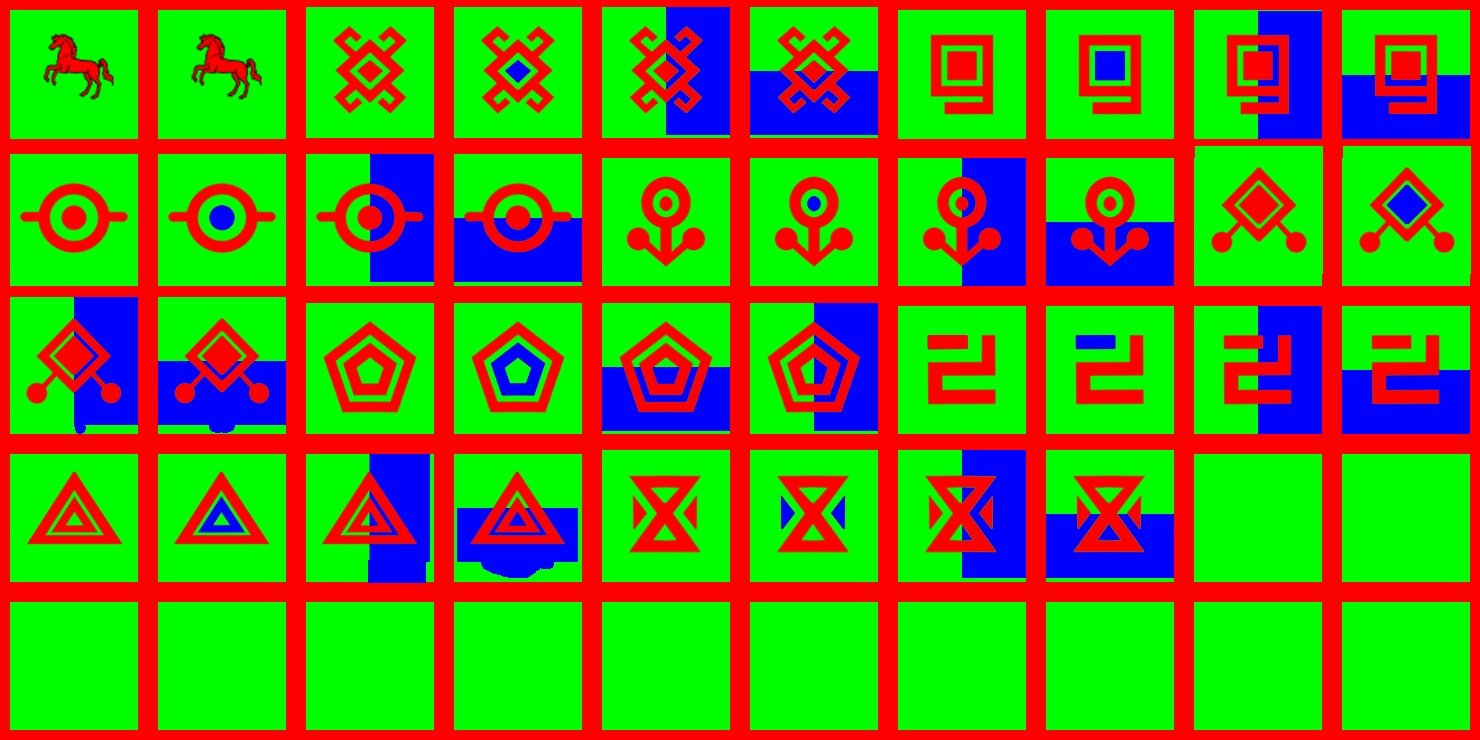
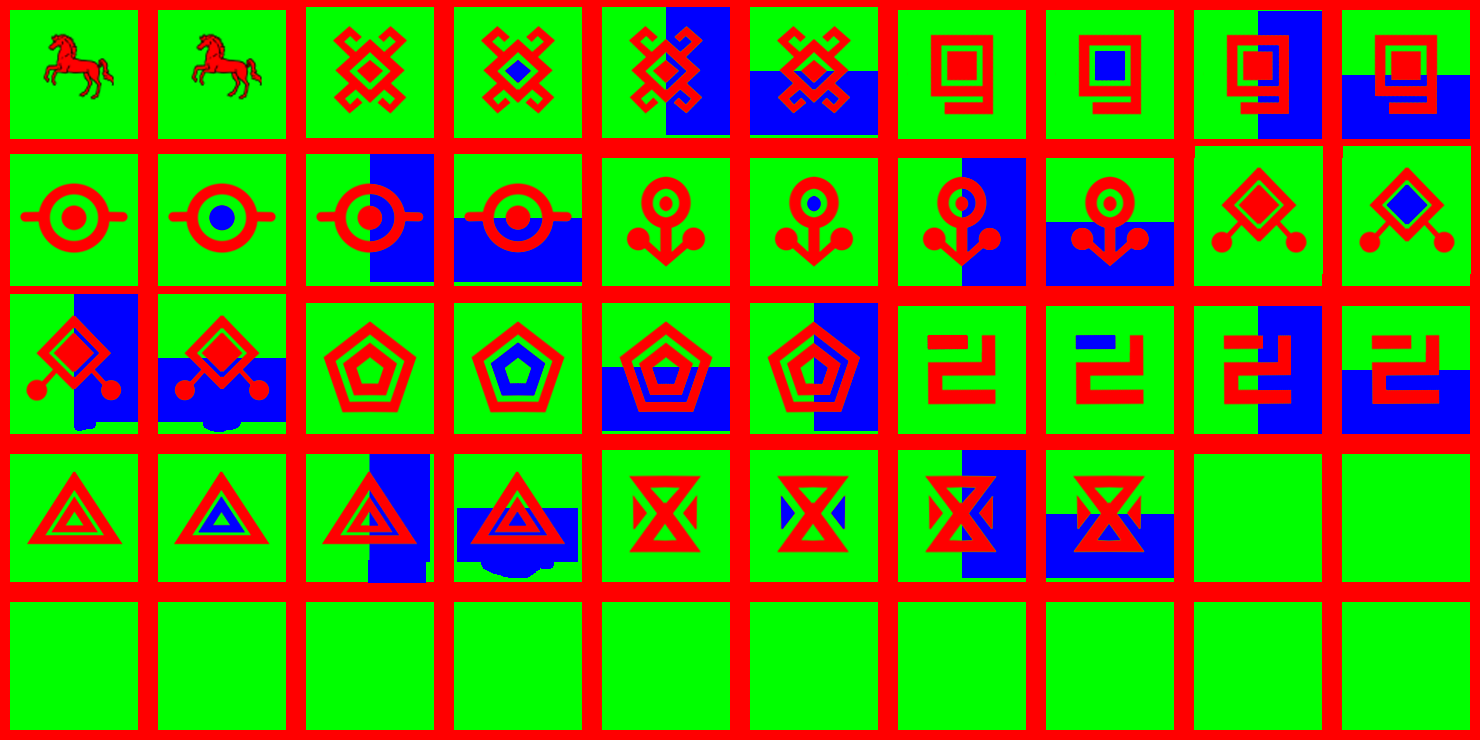
Revision of a layered 1480 x 740 image; what changed, layer by layer:
painted on "Layer 49" over (10, 294, 138, 434)
painted on "Layer 48" over (158, 294, 286, 433)
